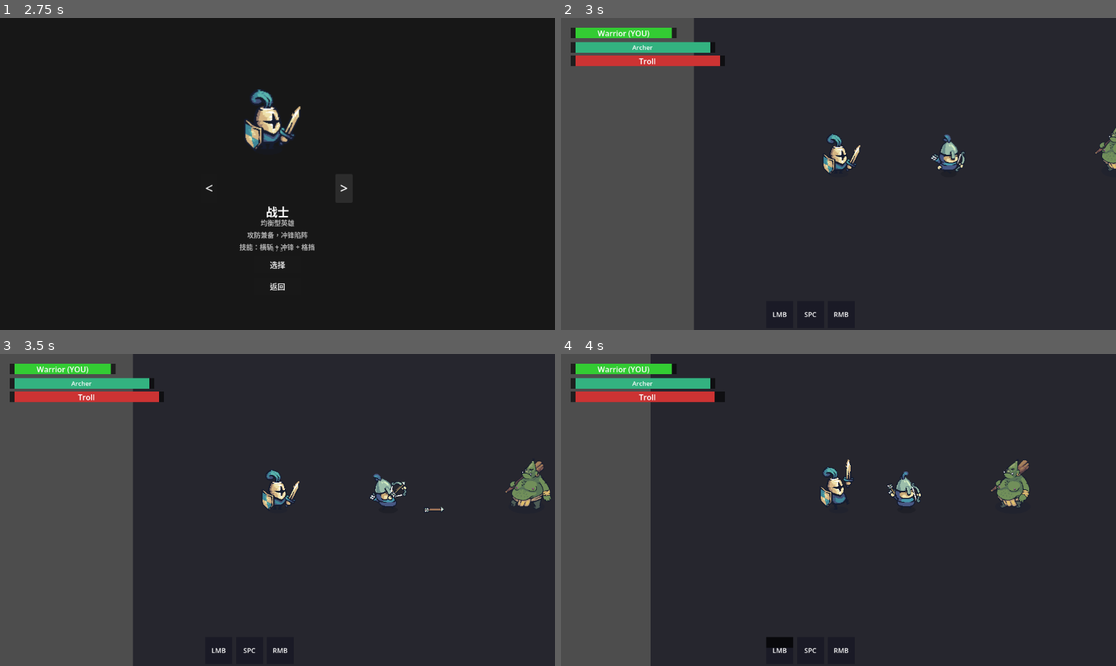
Above: before the commit, frames 1-4 (two rows, left to right).
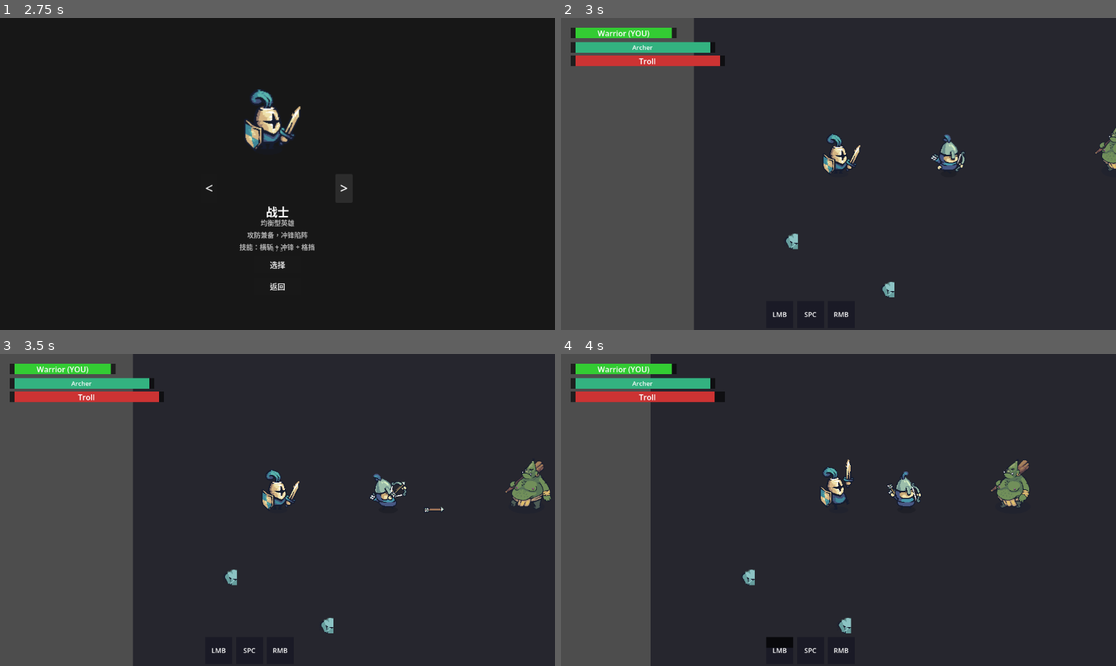
Above: after the commit, the same moments.

Repository: dejectedraven/sword-of-master
Game: Godot game, scene res://scenes/main/title_screen.tscn
The game is run twice, just before and just after one commit, with the same random seed, the same clock (stepped at 60 frames per second) and the same inputs.
Inputs (mouse positions are in pixels of both pictures, inside the frame that each line leads up to):
- Up to frame 1 (2.75 s): click "进入酒馆 (英雄)" at 0.5 s; click "<" at 1.25 s; click ">" at 2 s
- Up to frame 2 (3 s): click "选择" at 2.75 s
- Up to frame 3 (3.5 s): no input
- Up to frame 4 (4 s): tap Enter at 3.5 s; move the mouse to (960, 494) at 3.52 s; hold D (right) from 3.53 s (still down); tap F at 3.6 s; click (960, 494) at 3.67 s; tap Space at 3.77 s

Frame 1 is identical in both runs. In frame 2, 0.2% of the frame differs, in the area x 40-61%, y 69-90%; in frame 3, 0.2%; in frame 4, 0.2%, in the area x 32-53%, y 69-90%.

Commit message:
v0.3.1 - 宝箱系统：节奏对位小游戏 + 金币粒子

Diff:
--- a/scenes/main/game_scene.gd
+++ b/scenes/main/game_scene.gd
@@ -11,6 +11,7 @@
 	_add_floor()
 	_add_walls()
 	_instantiate_characters()
+	_spawn_chests()
 
 func _instantiate_characters():
 	var is_boss = GameState.selected_faction == GameState.Faction.BOSS
@@ -67,6 +68,22 @@
 	var m = {"Warrior": "res://scripts/controllers/ai_warrior.gd", "Archer": "res://scripts/controllers/ai_archer.gd", "Troll": "res://scripts/controllers/ai_troll.gd"}
 	return load(m.get(name, "res://scripts/controllers/ai_warrior.gd")).new()
 
+func _spawn_chests():
+	var cfg = GameConfig
+	var count = cfg.chest_count
+	var margin = 64.0
+	var spots = [
+		Vector2(200, 200), Vector2(400, 150), Vector2(600, 200),
+		Vector2(1000, 200), Vector2(1100, 400), Vector2(1000, 600),
+		Vector2(200, 500), Vector2(400, 600), Vector2(600, 550),
+		Vector2(800, 350),
+	]
+	spots.shuffle()
+	for i in range(min(count, spots.size())):
+		var c = load("res://scenes/objects/chest.tscn").instantiate()
+		c.position = spots[i]
+		add_child(c)
+
 func _on_hero_died():
 	_heroes_alive -= 1
 	if _heroes_alive <= 0:
--- /dev/null
+++ b/scenes/objects/chest.tscn
@@ -0,0 +1,35 @@
+[gd_scene load_steps=2 format=3]
+
+[ext_resource type="Script" path="res://scripts/objects/chest.gd" id="1"]
+[ext_resource type="Texture2D" uid="" path="res://assets/sprites/objects/chest.png" id="2"]
+
+[sub_resource type="RectangleShape2D" id="1"]
+size = Vector2(32, 32)
+
+[sub_resource type="RectangleShape2D" id="2"]
+size = Vector2(64, 48)
+
+[node name="Chest" type="StaticBody2D"]
+script = ExtResource("1")
+collision_layer = 2
+collision_mask = 0
+
+[node name="CollisionShape2D" type="CollisionShape2D" parent="."]
+shape = SubResource("1")
+
+[node name="Sprite2D" type="Sprite2D" parent="."]
+texture = ExtResource("2")
+hframes = 4
+
+[node name="InteractArea" type="Area2D" parent="."]
+collision_mask = 1
+
+[node name="CollisionShape2D" type="CollisionShape2D" parent="InteractArea"]
+shape = SubResource("2")
+
+[node name="Prompt" type="Label" parent="."]
+text = "按 F 开启"
+position = Vector2(-50, -32)
+size = Vector2(100, 20)
+horizontal_alignment = 1
+theme_overrides/font_sizes/font_size = 12
--- /dev/null
+++ b/scripts/objects/chest.gd
@@ -0,0 +1,67 @@
+extends StaticBody2D
+
+enum ChestState { CLOSED, MINIGAME, OPENING, OPENED }
+
+var _state: ChestState = ChestState.CLOSED
+var _player_nearby: bool = false
+var _player_entity: CharacterBody2D = null
+
+@onready var sprite: Sprite2D = $Sprite2D
+@onready var prompt: Label = $Prompt
+
+func _ready():
+	$InteractArea.body_entered.connect(_on_entered)
+	$InteractArea.body_exited.connect(_on_exited)
+	prompt.hide()
+
+func _input(event):
+	if _state != ChestState.CLOSED or not _player_nearby: return
+	if event is InputEventKey and event.pressed and not event.echo and event.keycode == KEY_F:
+		_start_minigame()
+
+func _on_entered(body):
+	if body is CharacterBody2D and "Troll" not in body.name:
+		_player_nearby = true
+		_player_entity = body
+		if _state == ChestState.CLOSED: prompt.show()
+
+func _on_exited(body):
+	if body == _player_entity:
+		_player_nearby = false
+		_player_entity = null
+		prompt.hide()
+
+func _start_minigame():
+	_state = ChestState.MINIGAME
+	get_tree().paused = true
+	var mg = preload("res://scripts/ui/chest_minigame.gd").new()
+	mg.chest_ref = self
+	get_tree().current_scene.add_child(mg)
+
+func on_minigame_done(success: bool):
+	get_tree().paused = false
+	_state = ChestState.OPENING
+	sprite.frame = 1
+	await get_tree().create_timer(0.25).timeout
+	if success:
+		sprite.frame = 2
+		_reward()
+	else:
+		sprite.frame = 3
+	await get_tree().create_timer(0.5).timeout
+	_state = ChestState.OPENED
+
+func _reward():
+	if _player_entity and _player_entity.has_method("take_damage"):
+		var hp = _player_entity.get("health")
+		if hp:
+			hp.current_hp = min(hp.current_hp + hp.max_hp * 0.3, hp.max_hp)
+	var p = CPUParticles2D.new()
+	p.one_shot = true; p.explosiveness = 1.0
+	p.amount = 20; p.lifetime = 0.8
+	p.direction = Vector2(0, -1); p.spread = 180.0
+	p.initial_velocity = 80.0; p.initial_velocity_random = 0.5
+	p.scale_amount = 2.0; p.scale_amount_random = 0.5
+	p.color = Color(1, 0.85, 0.3)
+	p.gravity = Vector2(0, 200)
+	add_child(p); p.emitting = true
--- a/scripts/state/game_config.gd
+++ b/scripts/state/game_config.gd
@@ -105,6 +105,15 @@
 var archer_ai_skill_range: float = 200.0       # 翻滚触发距离 (px)
 var archer_ai_skill_cd: float = 5.0            # 技能间隔 (秒)
 
+# ═══════════ 宝箱 (Chest) ═══════════
+
+var chest_speed: float = 120.0       # 指针对位初始速度 px/s
+var chest_zone_size: float = 30.0    # 成功判定偏移量 (±px)
+var chest_heal_ratio: float = 0.3    # 治疗比例 (最大HP)
+var chest_speed_ramp: float = 20.0   # 每回合加速 px/s
+var chest_max_speed: float = 300.0   # 最高速度 px/s
+var chest_count: int = 2             # 每局生成数量
+
 # ═══════════ AI - 巨魔 ═══════════
 
 var troll_ai_attack_range: float = 80.0       # 平砍触发距离 (px)
--- /dev/null
+++ b/scripts/ui/chest_minigame.gd
@@ -0,0 +1,101 @@
+extends CanvasLayer
+
+var chest_ref: Node = null
+var _pointer_pos: float = 0.0
+var _pointer_dir: float = 1.0
+var _speed: float = 120.0
+var _loop_count: int = 0
+var _done: bool = false
+var _success: bool = false
+var _close_timer: float = 0.0
+var _fade_out: bool = false
+
+var _bg: ColorRect
+var _title: Label
+var _track: ColorRect
+var _zone: ColorRect
+var _arrow: ColorRect
+var _hint: Label
+var _result: Label
+
+func _ready():
+	process_mode = PROCESS_MODE_WHEN_PAUSED
+	var vs = get_viewport().get_visible_rect().size
+	_bg = ColorRect.new()
+	_bg.color = Color(0, 0, 0, 0.6)
+	_bg.size = vs
+	add_child(_bg)
+
+	_title = Label.new()
+	_title.text = "解锁宝箱"
+	_title.horizontal_alignment = 1
+	_title.add_theme_font_size_override("font_size", 24)
+	_title.add_theme_color_override("font_color", Color(1, 0.85, 0.3))
+	_title.position = Vector2(vs.x / 2 - 100, vs.y / 2 - 120)
+	_title.size = Vector2(200, 40)
+	add_child(_title)
+
+	var cx = vs.x / 2 - 12
+	var cy = vs.y / 2
+	_track = ColorRect.new()
+	_track.color = Color(0.3, 0.3, 0.35)
+	_track.size = Vector2(24, 200)
+	_track.position = Vector2(cx, cy - 100)
+	add_child(_track)
+
+	_zone = ColorRect.new()
+	_zone.color = Color(0.2, 0.8, 0.3, 0.6)
+	_zone.size = Vector2(24, 60)
+	_zone.position = Vector2(cx, cy - 30)
+	add_child(_zone)
+
+	_arrow = ColorRect.new()
+	_arrow.color = Color(1, 1, 1)
+	_arrow.size = Vector2(32, 8)
+	_arrow.position = Vector2(cx - 4, cy)
+	add_child(_arrow)
+
+	_hint = Label.new()
+	_hint.text = "按 F 停指针"
+	_hint.horizontal_alignment = 1
+	_hint.add_theme_color_override("font_color", Color(0.8, 0.8, 0.8))
+	_hint.position = Vector2(vs.x / 2 - 80, cy + 120)
+	_hint.size = Vector2(160, 30)
+	add_child(_hint)
+
+	_result = Label.new()
+	_result.horizontal_alignment = 1
+	_result.add_theme_font_size_override("font_size", 20)
+	_result.position = Vector2(vs.x / 2 - 100, cy - 140)
+	_result.size = Vector2(200, 30)
+	_result.hide()
+	add_child(_result)
+
+func _process(delta):
+	if not _done:
+		_pointer_pos += _pointer_dir * _speed * delta
+		if _pointer_pos > 90:
+			_pointer_pos = 90; _pointer_dir = -1; _loop_count += 1
+		elif _pointer_pos < -90:
+			_pointer_pos = -90; _pointer_dir = 1; _loop_count += 1
+		if _loop_count > 6 and _loop_count % 2 == 0:
+			_speed = min(_speed + 20, 300)
+		_arrow.position.y = get_viewport().get_visible_rect().size.y / 2 + _pointer_pos
+		return
+	_close_timer -= delta
+	if _close_timer <= 0:
+		if chest_ref and chest_ref.has_method("on_minigame_done"):
+			chest_ref.on_minigame_done(_success)
+		queue_free()
+
+func _input(event):
+	if _done: return
+	if event is InputEventKey and event.pressed and not event.echo and event.keycode == KEY_F:
+		_done = true
+		_success = abs(_pointer_pos) < 30
+		_result.text = "获得财宝!" if _success else "空的..."
+		_result.add_theme_color_override("font_color", Color(1, 0.85, 0.3) if _success else Color(0.6, 0.6, 0.6))
+		_result.show()
+		_hint.hide()
+		_arrow.visible = false
+		_close_timer = 0.8
Binary file added: assets/sprites/objects/chest.png
